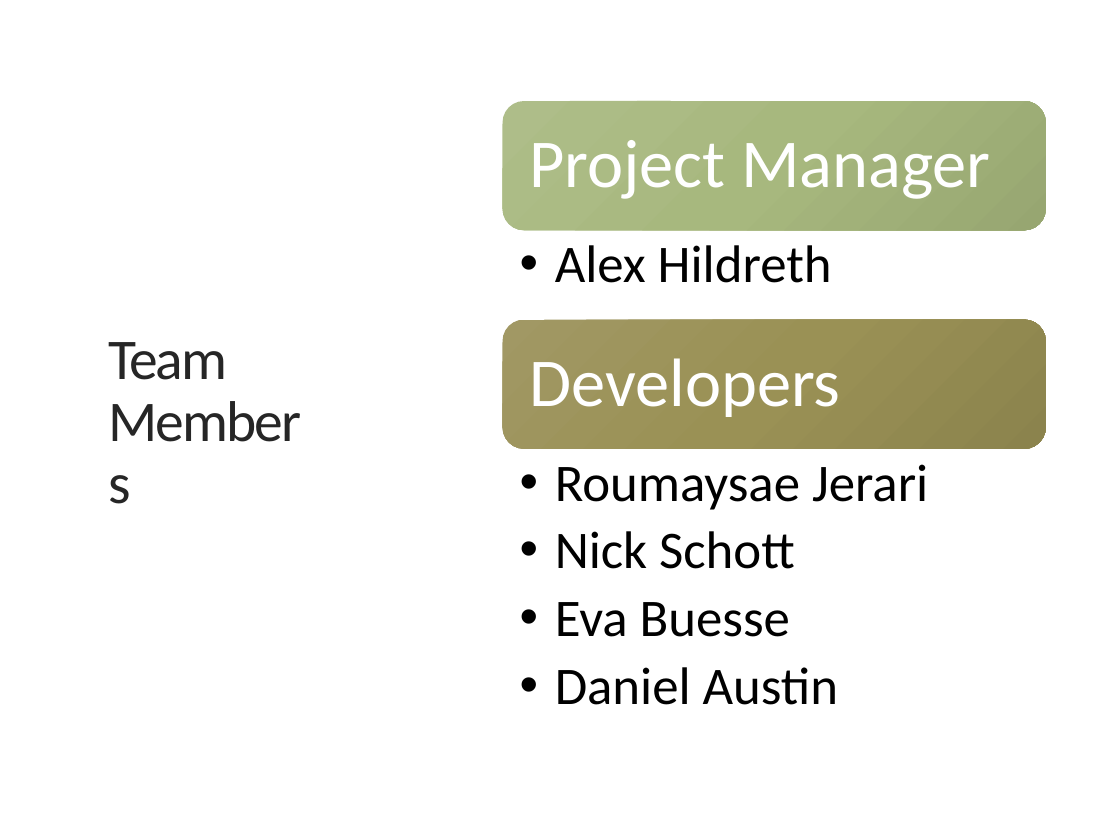
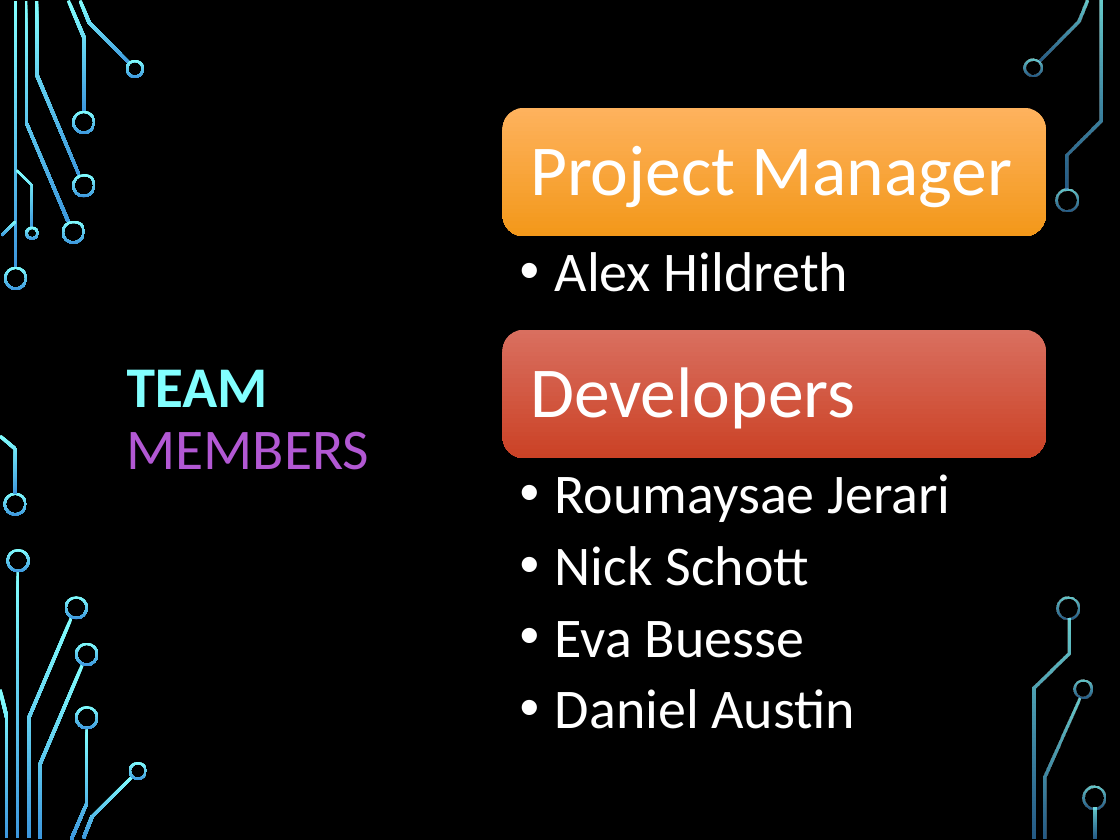
Before and after one commit to Buesse7310/Project-Alex-Roma-Nick-Eva-, a slide deck: slide 2 of docs/phase1/Spending_Habit_Tracker_Phase1.pptx. Drawn at 1120x840 pixels with LibreOffice and Linux fonts; fonts in the diff are those of the drawing; background and template pictures are left out. Boxes give left, top, right and bottom in pixels: in the first picture for what was removed or moved away, otherwise in the second. Text is boxed around its words. In the diff, an @@ line names an element or a change of style, - is before the commit and + after.

```diff
--- a/docs/phase1/Spending_Habit_Tracker_Phase1.pptx
+++ b/docs/phase1/Spending_Habit_Tracker_Phase1.pptx
@@ background #FFFFFF to picture (left out) @@
@@ rounded rectangle: place and size @@
-rounded rectangle at <box>503,101,1046,230</box>
+rounded rectangle at <box>503,108,1046,236</box>
@@ rounded rectangle at <box>503,108,1046,236</box>: fill gradient #AEBE89 to #A8B97F to #97A772 to gradient #FEB35D to #F3981B @@
@@ text "Project Manager" at <box>530,145,1013,207</box>: size 44 to 46 pt @@
@@ text "Alex Hildreth" at <box>555,252,848,292</box>: size 34 to 36 pt, text colour #000000 to #FFFFFF @@
@@ rounded rectangle: place and size @@
-rounded rectangle at <box>503,319,1046,448</box>
+rounded rectangle at <box>503,329,1046,458</box>
@@ rounded rectangle at <box>503,329,1046,458</box>: fill gradient #A19965 to #9B9256 to #8B834D to gradient #DA705F to #CB4226 @@
@@ text "Developers" at <box>530,367,855,429</box>: size 44 to 46 pt @@
@@ text "Developers": place and size @@
-text "Developers" at <box>529,358,840,417</box>
+text "Developers" at <box>530,367,855,429</box>
@@ title at <box>127,369,369,470</box>: text changed; text colour #262626 to #B258D3 @@
-Team Members
+TEAM MEMBERS
@@ text "Roumaysae Jerari": place and size @@
-text "Roumaysae Jerari" at <box>555,464,928,705</box>
+text "Roumaysae Jerari" at <box>555,474,950,729</box>
@@ text "Roumaysae Jerari" at <box>555,474,950,729</box>: size 34 to 36 pt, text colour #000000 to #FFFFFF @@
@@ group added at <box>0,0,1105,840</box>: 33 freeform shapes, 3 rectangles @@
```
Also in this commit, not shown: 11 other slides changed, 1 slide added.
